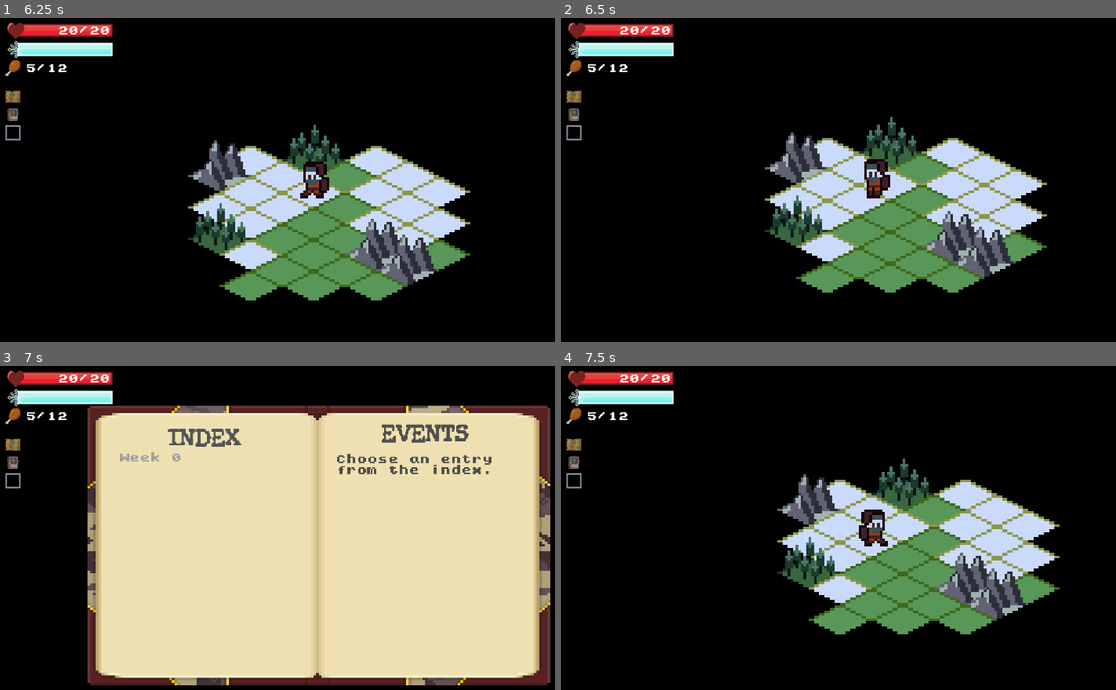
Above: before the commit, frames 1-4 (two rows, left to right).
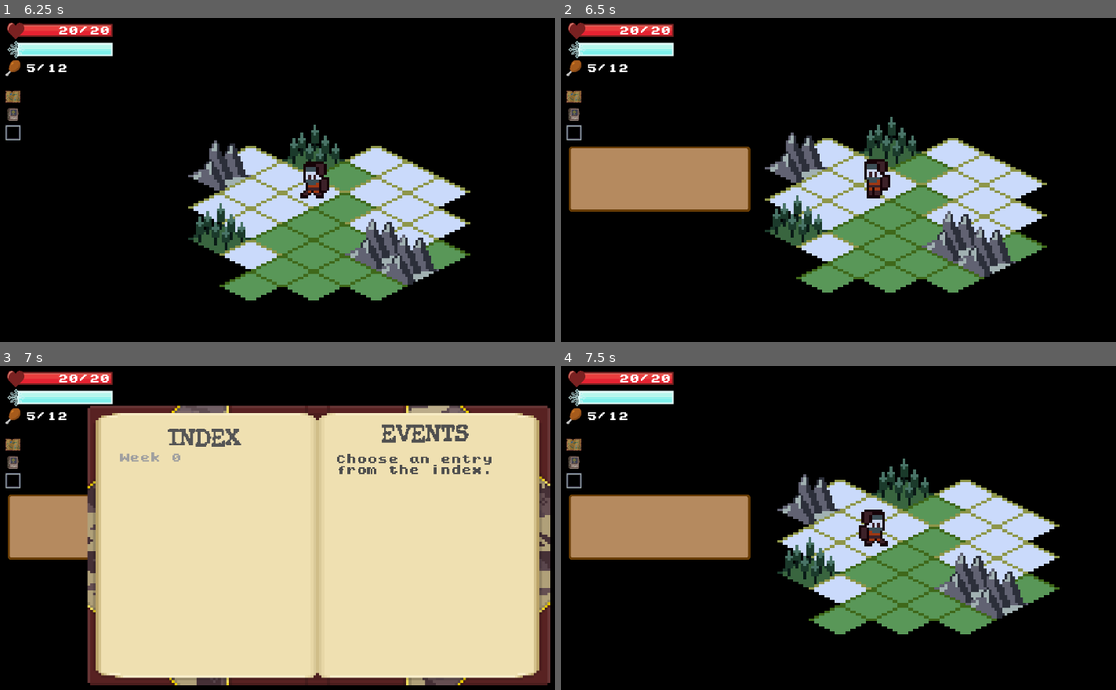
Above: after the commit, the same moments.

Repository: ZeeHatcher/project-forgotten
Game: Godot game, scene res://scenes/main/main.tscn
Two runs of this game, one before a commit and one after it. Both use one fixed random seed, a clock stepped at 60 frames per second and the inputs below. This scene is started directly instead of the project's main scene.
Inputs (mouse positions are in pixels of both pictures, inside the frame that each line leads up to):
- Up to frame 1 (6.25 s): click (11, 95) at 0.5 s; click (11, 115) at 1.25 s; click (11, 131) at 2 s; tap Enter at 2.75, 5.75 s; move the mouse to (283, 264) at 2.77 s; hold Tab (journal) 2.78-3.53 s; hold W (move_up) 2.78-4.28 s; click (283, 264) at 2.92 s; move the mouse to (499, 244) at 3.52 s; tap Tab (journal) at 3.6, 5.1 s; tap Space at 4.25 s; move the mouse to (127, 141) at 4.27 s; hold Tab (journal) 4.28-5.03 s; hold A (move_left) 4.28-5.78 s; move the mouse to (344, 192) at 5.02 s; click (344, 192) at 5.17 s; move the mouse to (222, 105) at 5.77 s; hold S (move_down) from 5.78 s (still down); hold Tab (journal) from 5.78 s (still down)
- Up to frame 2 (6.5 s): keep holding S (move_down); keep holding Tab (journal); tap I (inventory, bound only after the commit) at 6.4 s
- Up to frame 3 (7 s): move the mouse to (449, 524) at 6.52 s; release S (move_down) at 6.53 s; release Tab (journal) at 6.53 s; hold D (move_right) from 6.53 s (still down); tap Tab (journal) at 6.6 s
- Up to frame 4 (7.5 s): tap Space at 7.25 s; move the mouse to (749, 557) at 7.27 s; release D (move_right) at 7.28 s; hold W (move_up) from 7.28 s (still down); hold Tab (journal) from 7.28 s (still down); click (749, 557) at 7.42 s

Frame 1 is identical in both runs. In frame 2, 6.6% of the frame differs, in the area x 1-35%, y 39-60%; in frame 3, 2.9%; in frame 4, 6.6%.

Commit message:
feat: inventory hotke

Diff:
--- a/project.godot
+++ b/project.godot
@@ -181,6 +181,16 @@
 "events": [ Object(InputEventKey,"resource_local_to_scene":false,"resource_name":"","device":0,"alt":false,"shift":false,"control":false,"meta":false,"command":false,"pressed":false,"scancode":16777218,"physical_scancode":0,"unicode":0,"echo":false,"script":null)
  ]
 }
+inventory={
+"deadzone": 0.5,
+"events": [ Object(InputEventKey,"resource_local_to_scene":false,"resource_name":"","device":0,"alt":false,"shift":false,"control":false,"meta":false,"command":false,"pressed":false,"scancode":73,"physical_scancode":0,"unicode":0,"echo":false,"script":null)
+ ]
+}
+map={
+"deadzone": 0.5,
+"events": [ Object(InputEventKey,"resource_local_to_scene":false,"resource_name":"","device":0,"alt":false,"shift":false,"control":false,"meta":false,"command":false,"pressed":false,"scancode":77,"physical_scancode":0,"unicode":0,"echo":false,"script":null)
+ ]
+}
 
 [physics]
 
--- a/ui/inventory_list.gd
+++ b/ui/inventory_list.gd
@@ -7,6 +7,11 @@
 func _ready():
 	update_items({})
 	player_inventory.connect("quantity_changed", self, "_on_player_inventory_changed")
+
+
+func _input(event: InputEvent) -> void:
+	if event.is_action_pressed("inventory"):
+		visible = !visible
 
 
 func update_items(items: Dictionary):
